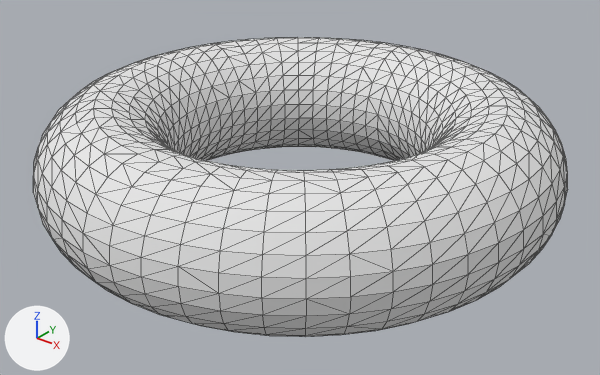
Two versions of the OBJ model SurgSim/Testing/OsgSceneryRepresentationTests/Torus.obj, one commit apart.
Before and after are seen from a 50 mm camera at (1.819, -2.277, 1.278) aimed at (0.032, -0.042, -0.108). Arrows for +X, +Y and +Z are at lower left; the lights stay in place. Mesh edges are drawn as thin lines. Where no turn or scale is listed for an object, it has been applied to the vertices.
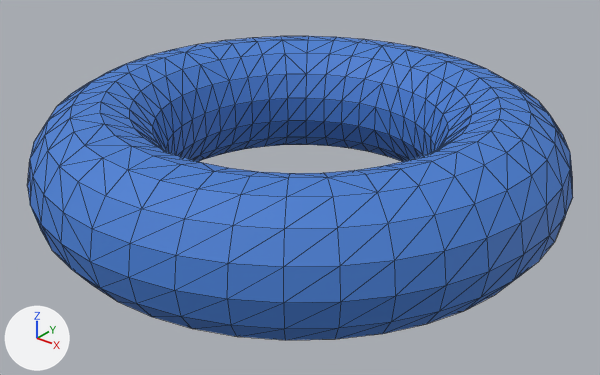
Location of each change, [x1, y1, x2, y2] in pixels of the pictures (600 x 375 px):
'Torus', reshaped
    before: [33, 37, 568, 337]
    after: [27, 36, 573, 340]

The edits, one by one:
Material 'Material.001' (mat_material_001) is new.
Its base color is (0.0607, 0.206, 0.64) (blue #467dd1).
Its roughness is 0.69.
me_torus is used by ob_torus; location (0.0, 0.0, 0.0).
me_torus had 1250 vertices, 2500 faces and spanned x -0.98..0.98, y -0.98..0.98, z -0.25..0.25.
me_torus no longer uses material mat_none (white #e7e7e7).
me_torus now has 600 vertices, 1200 faces and spans x -1.0..1.0, y -1.0..1.0, z -0.25..0.25.
me_torus part 1: 1250 vertices removed from x -0.98..0.98, y -0.98..0.98, z -0.25..0.25; 600 vertices added at x -1.0..1.0, y -1.0..1.0, z -0.25..0.25, forming a torus around z (ring radius 0.75, tube radius 0.25).
me_torus now uses material mat_material_001 (blue #467dd1).
